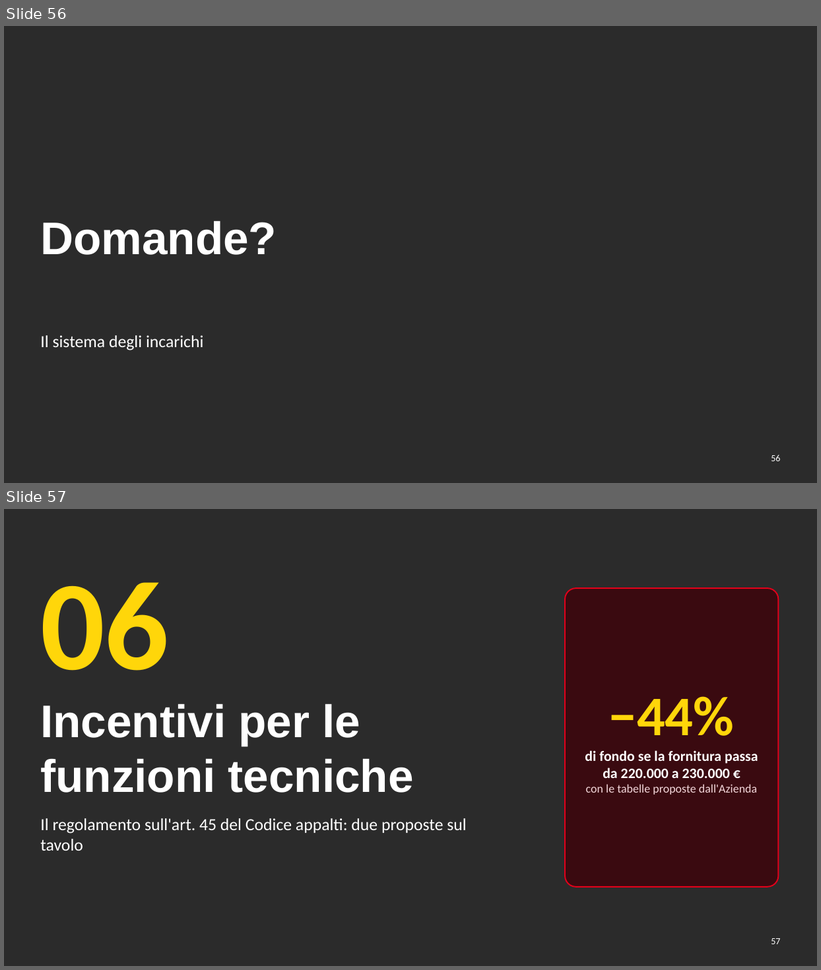
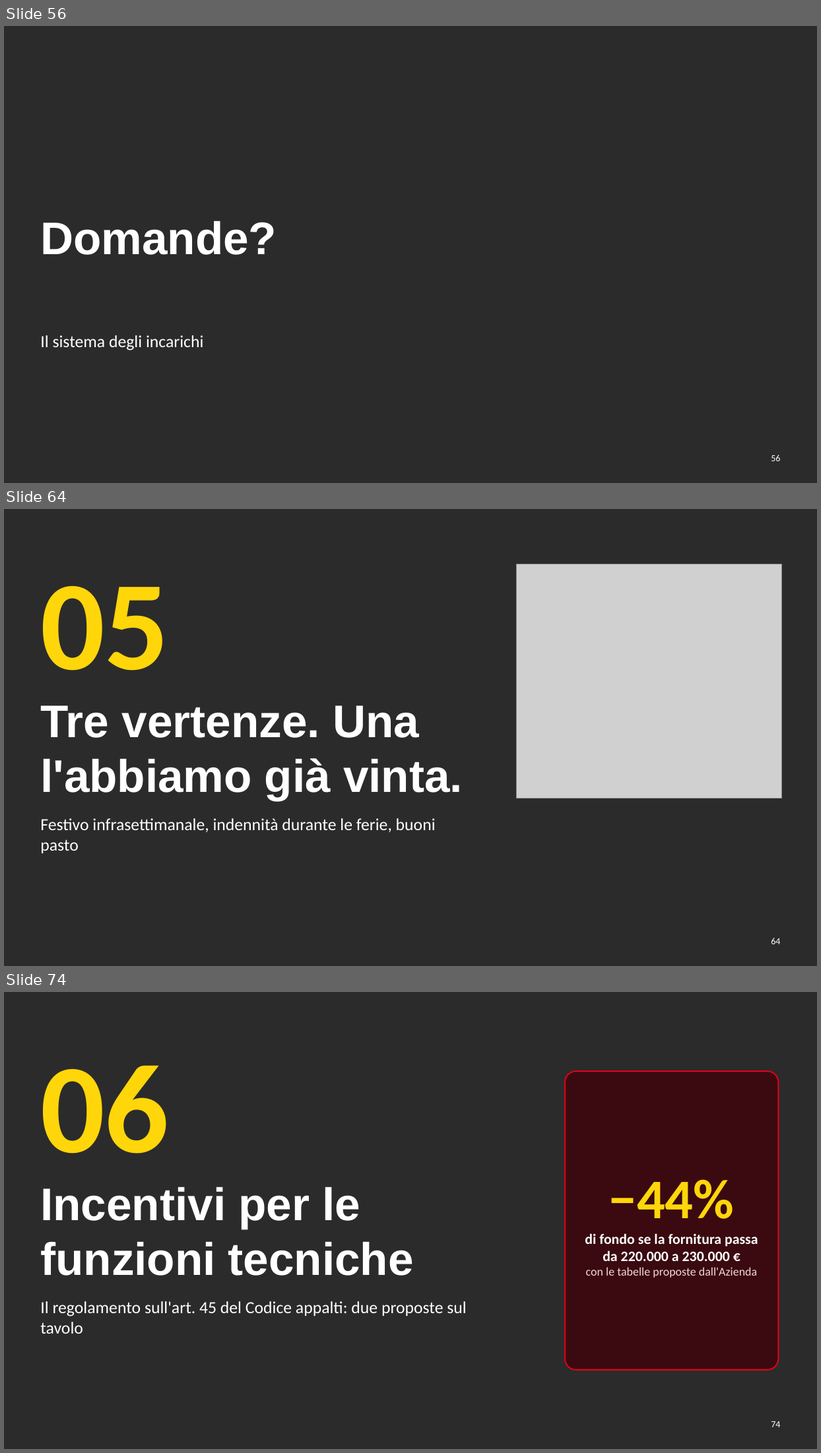
Before and after one commit to aki1806-droid/Prove, a slide deck: produzione/assemblea-2026-12-07/slide/assemblea-2026-12-07.pptx. Shown one above the other, each under a label of ours: slides 56 and 57 before the commit, slides 56, 64 and 74 after it; the slides between them are not shown. The pictures are 821x970 and 821x1453 pixels, drawn with LibreOffice and Linux fonts; fonts in the diff are those of the drawing; grey boxes stand for pictures; background and template pictures are left out; a plain dark background stands for a picture behind light text. Boxes give left, top, right and bottom in pixels: in the first picture for what was removed or moved away, otherwise in the second. Text is boxed around its words. In the diff, an @@ line names an element or a change of style, - is before the commit and + after.

```diff
--- a/produzione/assemblea-2026-12-07/slide/assemblea-2026-12-07.pptx
+++ b/produzione/assemblea-2026-12-07/slide/assemblea-2026-12-07.pptx
@@ slide 64 added at bbox=[4, 509, 817, 966], background picture (left out) @@
@@ picture added at bbox=[516, 564, 781, 798] @@
@@ text added at bbox=[40, 586, 169, 671], 150 pt, text #FFD60A, bold @@
+05
@@ title added at bbox=[40, 706, 463, 801], 54 pt, text #FFFFFF, bold @@
+Tre vertenze. Una l'abbiamo già vinta.
@@ text added at bbox=[40, 819, 436, 854], 20 pt, text #FFFFFF @@
+Festivo infrasettimanale, indennità durante le ferie, buoni pasto
@@ page number added at bbox=[771, 938, 780, 945], 11 pt, text #FFFFFF @@
+64
@@ what was slide 57 is now slide 74 @@
@@ page number at bbox=[771, 1422, 780, 1428]: text changed @@
-57
+74
```
Also in this commit, not shown: 3 slides changed, 26 other slides added, 19 other files.
